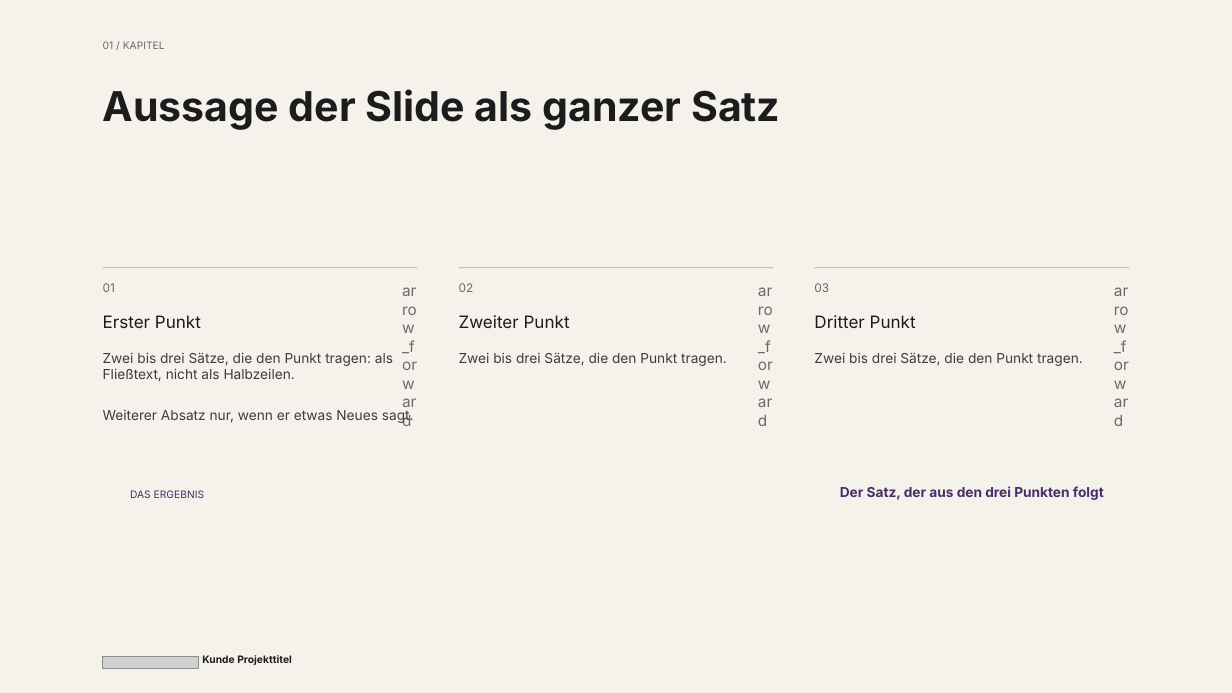
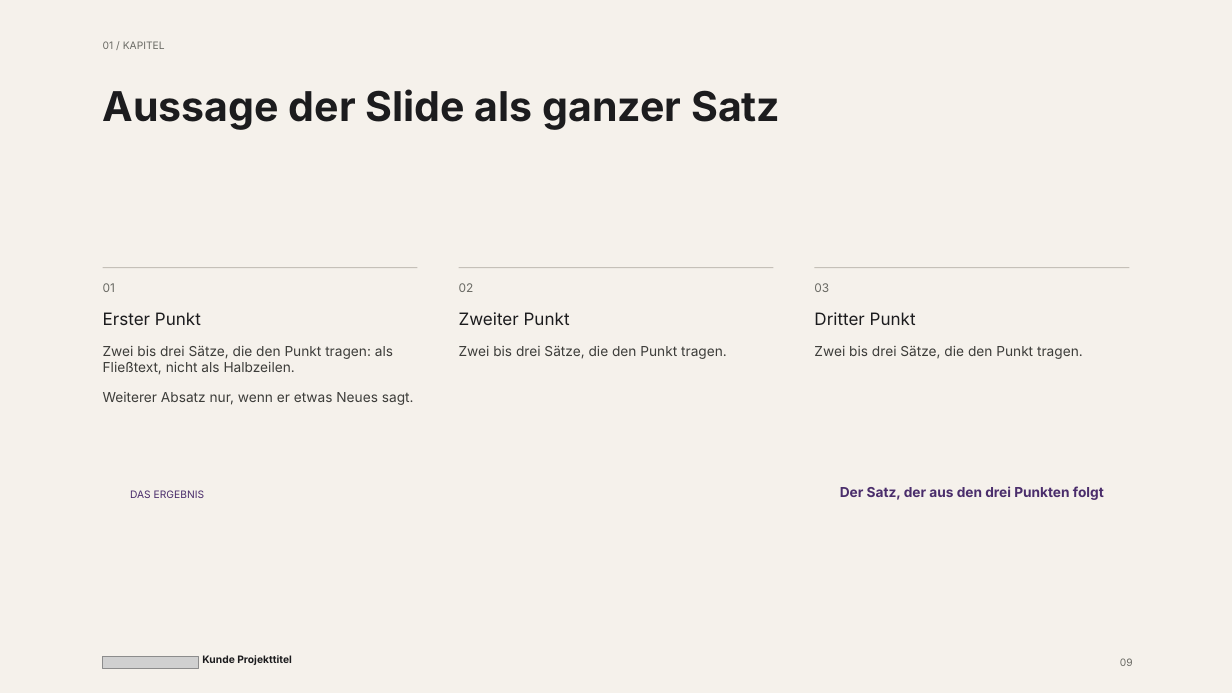
Before and after one commit to BMNils/bridgemaker-brandbook, a slide deck: slide 9 of langdock/pptx-template/bridgemaker-slides-template.pptx. Drawn at 1232x693 pixels with LibreOffice and Linux fonts; fonts in the diff are those of the drawing; grey boxes stand for pictures. Boxes give left, top, right and bottom in pixels: in the first picture for what was removed or moved away, otherwise in the second. Text is boxed around its words. In the diff, an @@ line names an element or a change of style, - is before the commit and + after.

```diff
--- a/langdock/pptx-template/bridgemaker-slides-template.pptx
+++ b/langdock/pptx-template/bridgemaker-slides-template.pptx
@@ text at box(103, 283, 393, 375): paragraphs added @@
+01
+Erster Punkt
+Zwei bis drei Sätze, die den Punkt tragen: als Fließtext, nicht als Halbzeilen.
@@ text "01": place and size @@
-text "01" at box(103, 410, 414, 424)
+text "01" at box(103, 283, 414, 405)
@@ text removed at box(402, 282, 421, 300) @@
-arrow_forward
@@ text "02": place and size @@
-text "02" at box(459, 353, 727, 366)
+text "02" at box(459, 283, 727, 359)
@@ text at box(459, 283, 570, 325): paragraphs added @@
+02
+Zweiter Punkt
@@ text removed at box(758, 282, 776, 300) @@
-arrow_forward
@@ text at box(814, 283, 1083, 359): text changed @@
-Zwei bis drei Sätze, die den Punkt tragen: als Fließtext, nicht als Halbzeilen.
+03
+Dritter Punkt
+Zwei bis drei Sätze, die den Punkt tragen.
@@ text removed at box(1115, 282, 1133, 300) @@
-arrow_forward
@@ text removed at box(103, 315, 201, 328) @@
-Erster Punkt
@@ text removed at box(459, 315, 570, 328) @@
-Zweiter Punkt
@@ text removed at box(814, 315, 916, 328) @@
-Dritter Punkt
@@ text at box(459, 346, 727, 359): more space between paragraphs @@
@@ text removed at box(814, 353, 1083, 366) @@
-Zwei bis drei Sätze, die den Punkt tragen.
@@ text at box(103, 392, 414, 405): more space between paragraphs @@
@@ text added at box(1120, 658, 1133, 666), 8 pt, text #6B6B65 @@
+09
```
Also in this commit, not shown: 18 other slides changed, 2 other files.
